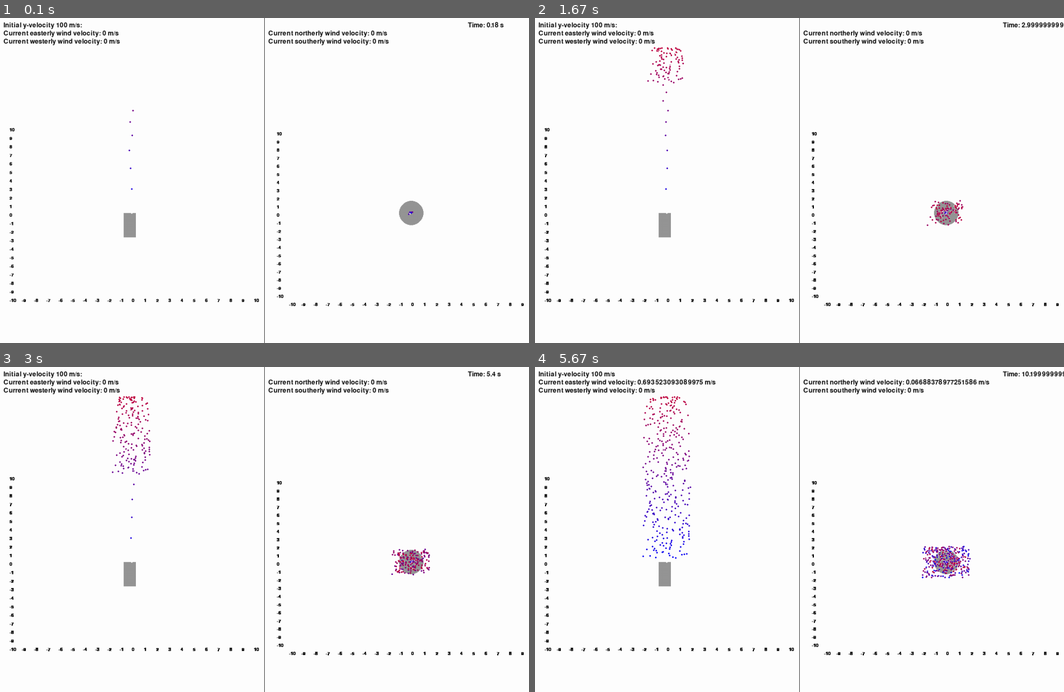
Above: before the commit, frames 1-4 (two rows, left to right).
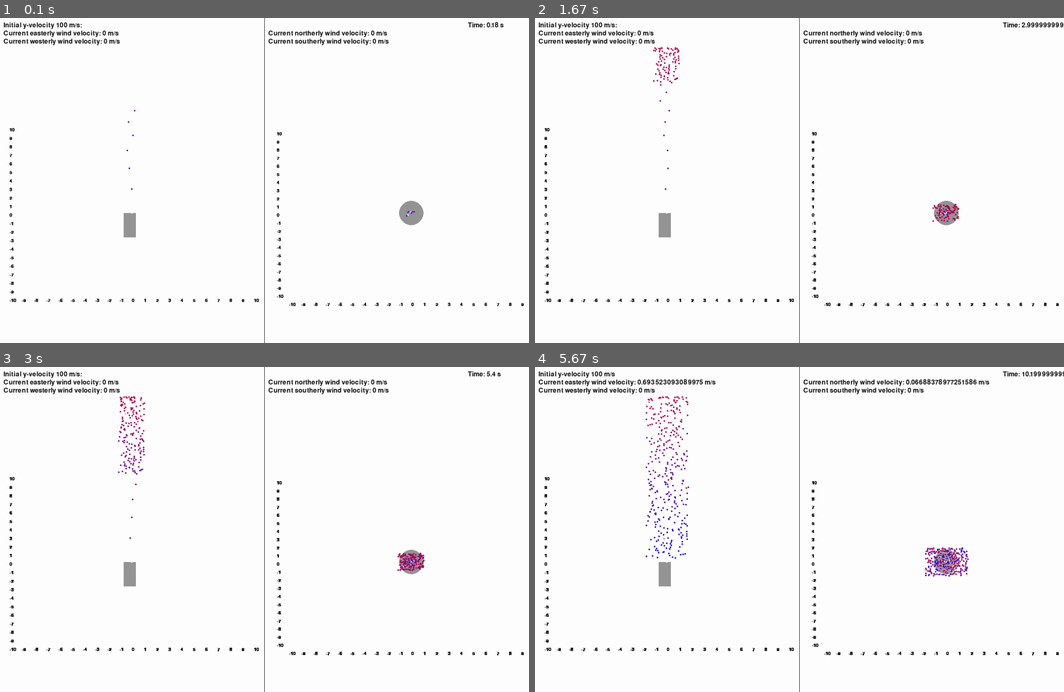
Above: after the commit, the same moments.

Repository: crawfonw/FountainSimulator
Game: pygame game, started from AnimationObjects.py
Two runs of this game, one before a commit and one after it. Both use one fixed random seed, a clock stepped at 60 frames per second and the inputs below. The source is Python 2; it was converted automatically to run under Python 3.
Inputs (mouse positions are in pixels of both pictures, inside the frame that each line leads up to):
- Up to frame 1 (0.1 s): no input
- Up to frame 2 (1.67 s): hold W 0.33-0.8 s; move the mouse to (778, 193) at 0.37 s; hold S 0.83-1.3 s; move the mouse to (968, 170) at 0.87 s
- Up to frame 3 (3 s): no input
- Up to frame 4 (5.67 s): no input

The runs differ from the first frame. In frame 1, less than 0.1% of the frame differs, in the area x 23-79%, y 28-62%; in frame 2, 0.4%; in frame 3, 0.8%; in frame 4, 1.5%, in the area x 20-83%, y 8-66%.

Commit message:
New positional model

Diff:
--- a/AnimationObjects.py
+++ b/AnimationObjects.py
@@ -218,7 +218,7 @@
             self.adjust_initial_droplet_velocity()
 
         if len(self.droplets) < self.max_drops:
-            new_d = Droplet(uniform(-2, 2), self.v, uniform(-2, 2))
+            new_d = Droplet(uniform(-5, 5), self.v, uniform(-5, 5))
             self.draw_xy_droplet(vec2d(0,0), new_d.pos)
             self.droplets.append(new_d)
         for d in self.droplets:
--- a/FountainObjects.py
+++ b/FountainObjects.py
@@ -27,10 +27,10 @@
         return -.2102040816*e**(-4.757281553*t)*(self.ys+2.060000000)-2.060000000*t+.2102040816*self.ys+.4330204082 + self.yp
 
     def x(self, t, we, ww):
-        return -.7812500000*e**(-1.280000000*t)*(self.xs-.7812500000*we-.7812500000*ww)+(.7812500000*we+.7812500000*ww)*t+.7812500000*self.xs-.6103515625*we-.6103515625*ww + self.xp
+        return -.2102040816*e**(-4.757281553*t)*(self.xs-1.*we-1.*ww)+(we+ww)*t+self.xp+.2102040816*self.xs-.2102040816*we-.2102040816*ww
 
     def z(self, t, wn, ws):
-        return -.7812500000*e**(-1.280000000*t)*(self.zs-.7812500000*wn-.7812500000*ws)+(.7812500000*wn+.7812500000*ws)*t+.7812500000*self.zs-.6103515625*wn-.6103515625*ws + self.zp
+        return -.2102040816*e**(-4.757281553*t)*(self.zs-1.*wn-1.*ws)+(wn+ws)*t+self.zp+.2102040816*self.zs-.2102040816*wn-.2102040816*ws
 
 class Wind():
 
@@ -41,6 +41,16 @@
     def __str__(self):
         return '%s m/s' % self.v
 
+    def __add__(self, other):
+        return self.v + other
+
+    __radd__ = __add__
+
+    def __sub__(self, other):
+        return self.v - other
+
+    __rsub__ = __sub__
+
     def __neg__(self):
         return -self.v
 
